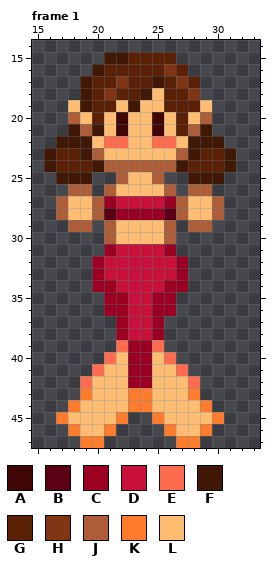
One commit to this pixel-art file: assets/Torres.aseprite. The picture above is the old version.
48x48 pixels, 5 frames. Shown: frame 1: x 15..33, y 14..47. The commit also changed other frames, which this record leaves out.
Palette (. is transparent): A #400505  B #5b0015  C #9b0023  D #c8103a  E #ff6b4e  F #401805  G #5b2106  H #803614  J #ad5d37  K #fe7c2c  L #ffbd71
Pixels before, frame 1, first column x 16:
15 .....FFGGGG.....
16 ....FGGGGGHG....
17 ...FGGHGGFGHG...
18 ...FGHGGFLGGH...
19 ..LFGGLFLLGGGL..
20 ..JLGLALLALGLJ..
21 ..FJFLALLALGJF..
22 .FFFLEELLEELFFF.
23 FGGFJLLLLLLJFGGF
24 FGGGFJJJJJJFGGGF
25 .FFF..JLLJ..FFF.
26 ..JJ.JLLLLJ.JJ..
27 .JLLJCDDDDCJLLJ.
28 .JLLJBCCCCBJLLJ.
29 ..JJ.JLLLLJ.JJ..
30 .....JLLLLJ.....
31 .....CDDDDC.....
32 ....CDDDDDDC....
33 ....CDDDDDDC....
34 ....CCDDDDCC....
35 .....CCDDCC.....
36 .....CCDDCC.....
37 ......CDDC......
38 ......CDDC......
39 ......ECCE......
40 .....ELCCLE.....
41 ....ELLCCLLE....
42 ...ELLLCCLLLE...
43 ...KLLLKKLLLK...
44 ..KLLLLKKLLLLK..
45 .KLLLLK..KLLLLK.
46 ..KLLK....KLLK..
47 ...KK......KK...
Once edited:
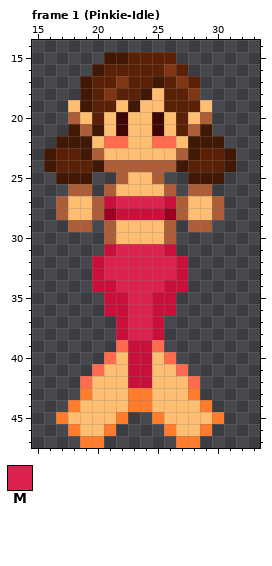
Colours new in this view: M #db234d
Edits made:
Frame 1 (Pinkie-Idle):
The author changed colour B to colour C in row 28 at x 21 and 26.
The author changed colour C to colour D in row 27 at x 21 and 26; in row 28 at x 22 to 25; in row 31 at x 21 and 26; in rows 32 to 33 at x 20 and 27; in row 34 at x 20 to 21 and 26 to 27; in rows 35 to 36 at x 21 to 22 and 25 to 26.
The author changed colour C to colour D in rows 37 to 38 at x 22 and 25; in rows 39 to 42 at x 23 to 24.
The author changed colour D to colour M in row 27 at x 22 to 25; in row 31 at x 22 to 25; in rows 32 to 33 at x 21 to 26; in row 34 at x 22 to 25; in rows 35 to 38 at x 23 to 24.
